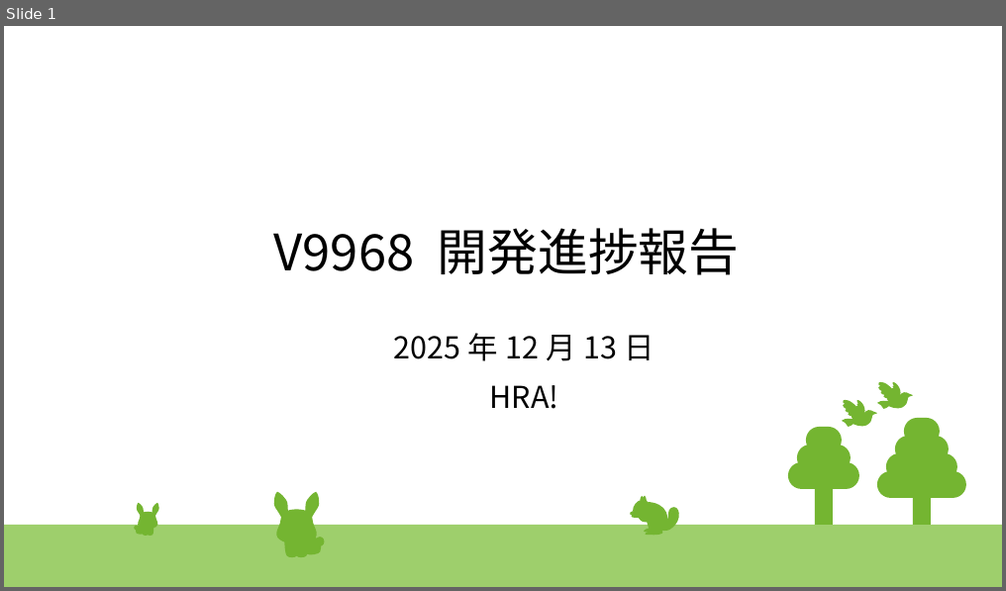
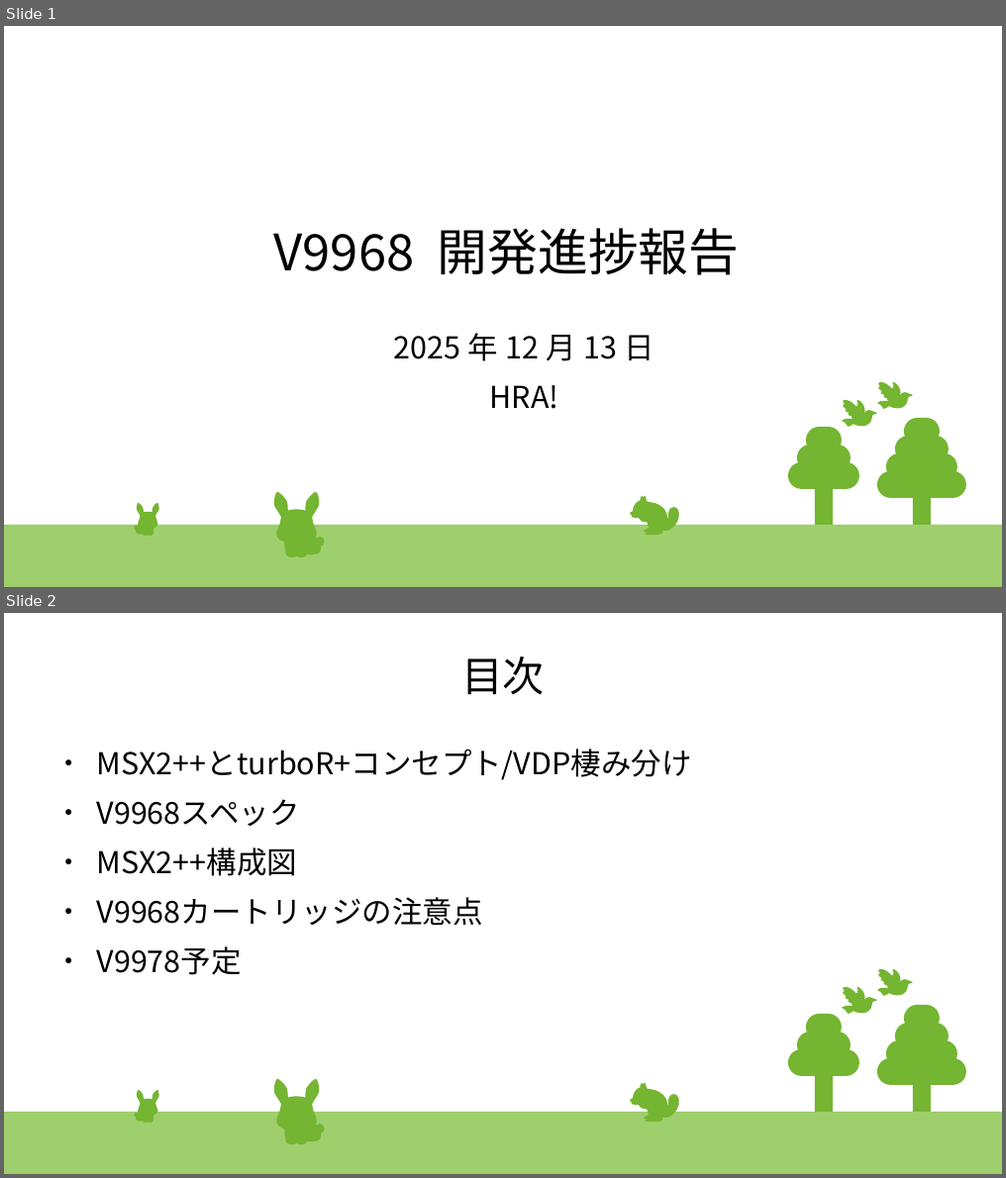
Before and after one commit to hra1129/TangCartMSX, a slide deck: RTL/tangnano20k_vdp_cartridge_rev2_step1/src/th9958/devcon/doc/2025_Dec_13th_v9968progress.odp. Shown one above the other, each under a label of ours: slide 1 before the commit, slides 1 and 2 after it. The pictures are 1006x591 and 1006x1178 pixels, drawn with LibreOffice and Linux fonts; fonts in the diff are those of the drawing. Boxes give left, top, right and bottom in pixels: in the first picture for what was removed or moved away, otherwise in the second. Text is boxed around its words. In the diff, an @@ line names an element or a change of style, - is before the commit and + after.

```diff
--- a/RTL/tangnano20k_vdp_cartridge_rev2_step1/src/th9958/devcon/doc/2025_Dec_13th_v9968progress.odp
+++ b/RTL/tangnano20k_vdp_cartridge_rev2_step1/src/th9958/devcon/doc/2025_Dec_13th_v9968progress.odp
@@ slide 2 added at (4,613,1002,1174), background #FFFFFF; not listed: 87 template elements that a slide beside it also shows @@
@@ title added at (461,657,545,694), 33 pt, text #000000 @@
+目次
@@ text added at (97,749,692,975), 24 pt, text #000000 @@
+● MSX2++とturboR+コンセプト/VDP棲み分け
+● V9968スペック
+● MSX2++構成図
+● V9968カートリッジの注意点
+● V9978予定
```
Also in this commit, not shown: 11 slides changed, 3 other slides added, 3 other files.
